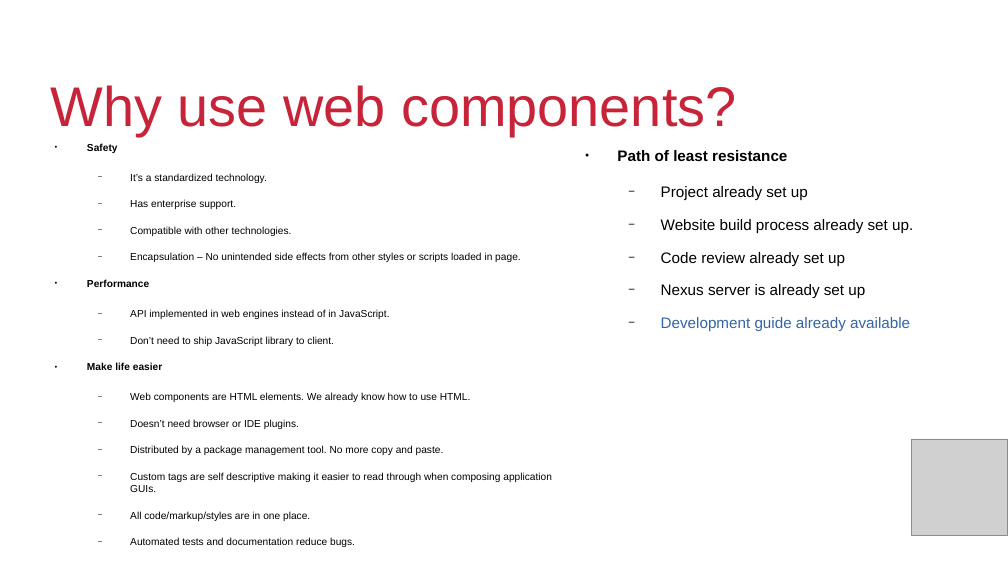
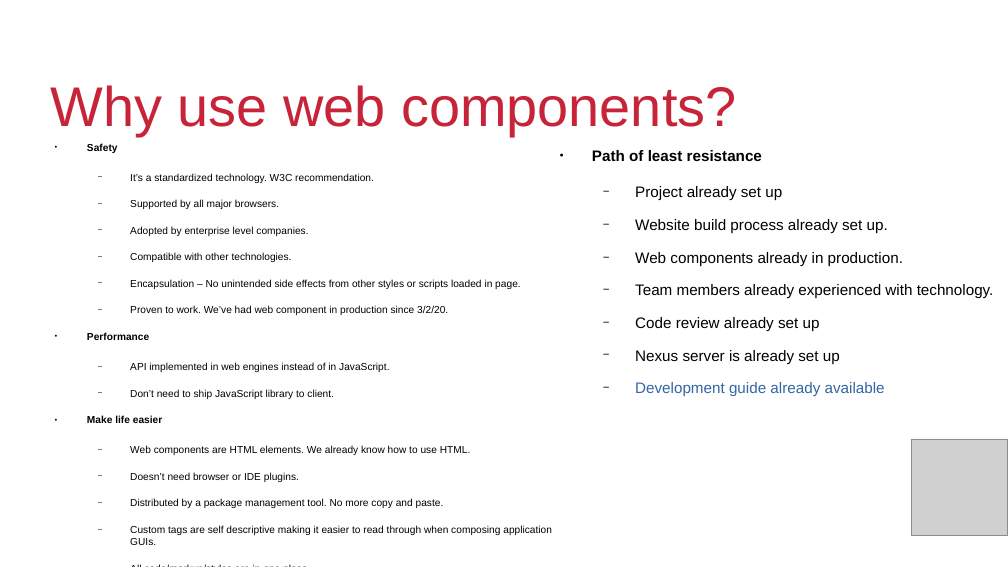
Before and after one commit to QuiWorks/wc-presentation, a slide deck: slide 10 of wc-pp-presentation.odp. Drawn at 1008x567 pixels with LibreOffice and Linux fonts; fonts in the diff are those of the drawing; grey boxes stand for pictures; background and template pictures are left out. Boxes give left, top, right and bottom in pixels: in the first picture for what was removed or moved away, otherwise in the second. Text is boxed around its words. In the diff, an @@ line names an element or a change of style, - is before the commit and + after.

```diff
--- a/wc-pp-presentation.odp
+++ b/wc-pp-presentation.odp
@@ text at <box>87,143,552,545</box>: paragraph added @@
+  − Huge selection of open source 3rd party component. Don’t reinvent the wheel.
@@ text "Path of least resistance": place and size @@
-text "Path of least resistance" at <box>617,150,913,331</box>
+text "Path of least resistance" at <box>592,150,994,396</box>
@@ text at <box>130,173,374,236</box>: text changed @@
-  − It’s a standardized technology.
-  − Has enterprise support.
+  − It’s a standardized technology. W3C recommendation.
+  − Supported by all major browsers.
+  − Adopted by enterprise level companies.
@@ text at <box>635,252,994,298</box>: paragraphs added @@
+  − Web components already in production.
+  − Team members already experienced with technology.
@@ text at <box>130,306,448,315</box>: paragraph added @@
+  − Proven to work. We’ve had web component in production since 3/2/20.
```
Also in this commit, not shown: 5 other slides changed, 1 slide added.
